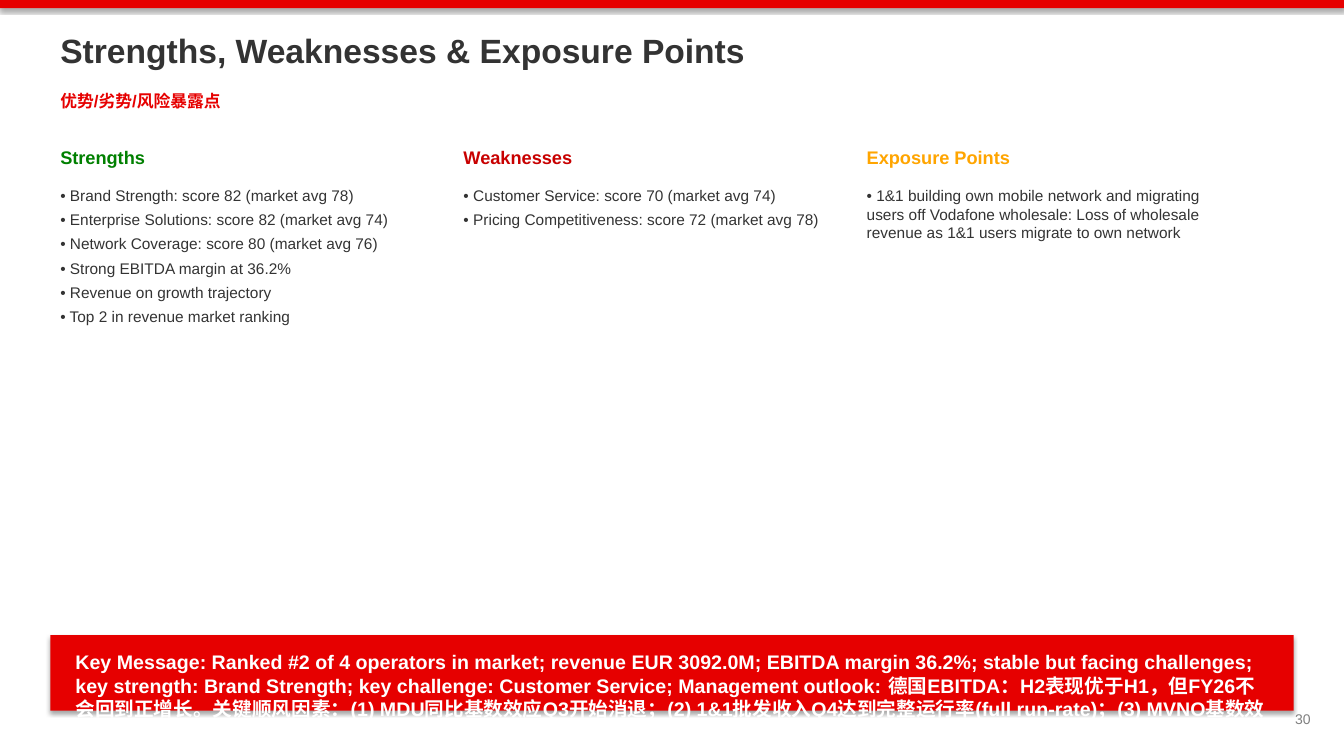
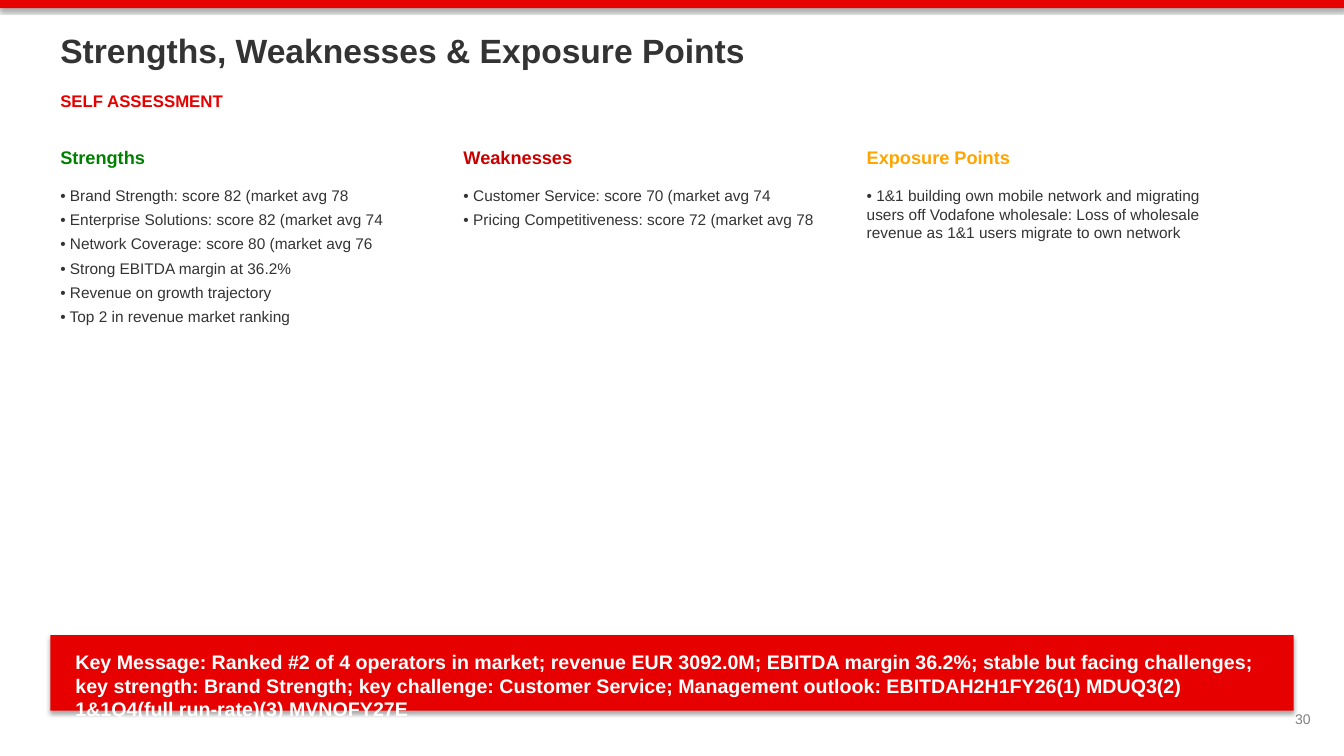
Before and after one commit to mypinseeker/BLM-Financial-Report-Analysis, a slide deck: slide 30 of data/output/blm_vodafone_germany_q3fy26_v2_draft.pptx. Drawn at 1344x756 pixels with LibreOffice and Linux fonts; fonts in the diff are those of the drawing. Boxes give left, top, right and bottom in pixels: in the first picture for what was removed or moved away, otherwise in the second. Text is boxed around its words. In the diff, an @@ line names an element or a change of style, - is before the commit and + after.

```diff
--- a/data/output/blm_vodafone_germany_q3fy26_v2_draft.pptx
+++ b/data/output/blm_vodafone_germany_q3fy26_v2_draft.pptx
@@ text at [60,95,223,107]: text changed @@
-优势/劣势/风险暴露点
+SELF ASSESSMENT
@@ text at [70,190,383,252]: text changed @@
-• Brand Strength: score 82 (market avg 78)
-• Enterprise Solutions: score 82 (market avg 74)
-• Network Coverage: score 80 (market avg 76)
+• Brand Strength: score 82 (market avg 78
+• Enterprise Solutions: score 82 (market avg 74
+• Network Coverage: score 80 (market avg 76
@@ text at [473,190,813,228]: text changed @@
-• Customer Service: score 70 (market avg 74)
-• Pricing Competitiveness: score 72 (market avg 78)
+• Customer Service: score 70 (market avg 74
+• Pricing Competitiveness: score 72 (market avg 78
@@ text at [75,654,1252,721]: text changed @@
-Key Message: Ranked #2 of 4 operators in market; revenue EUR 3092.0M; EBITDA margin 36.2%; stable but facing challenges; key strength: Brand Strength; key challenge: Customer Service; Management outlook: 德国EBITDA：H2表现优于H1，但FY26不会回到正增长。关键顺风因素：(1) MDU同比基数效应Q3开始消退；(2) 1&1批发收入Q4达到完整运行率(full run-rate)；(3) MVNO基数效应。预计FY27才能真正实现E
+Key Message: Ranked #2 of 4 operators in market; revenue EUR 3092.0M; EBITDA margin 36.2%; stable but facing challenges; key strength: Brand Strength; key challenge: Customer Service; Management outlook: EBITDAH2H1FY26(1) MDUQ3(2) 1&1Q4(full run-rate)(3) MVNOFY27E
```
Also in this commit, not shown: 37 other slides changed, 1 other file.
